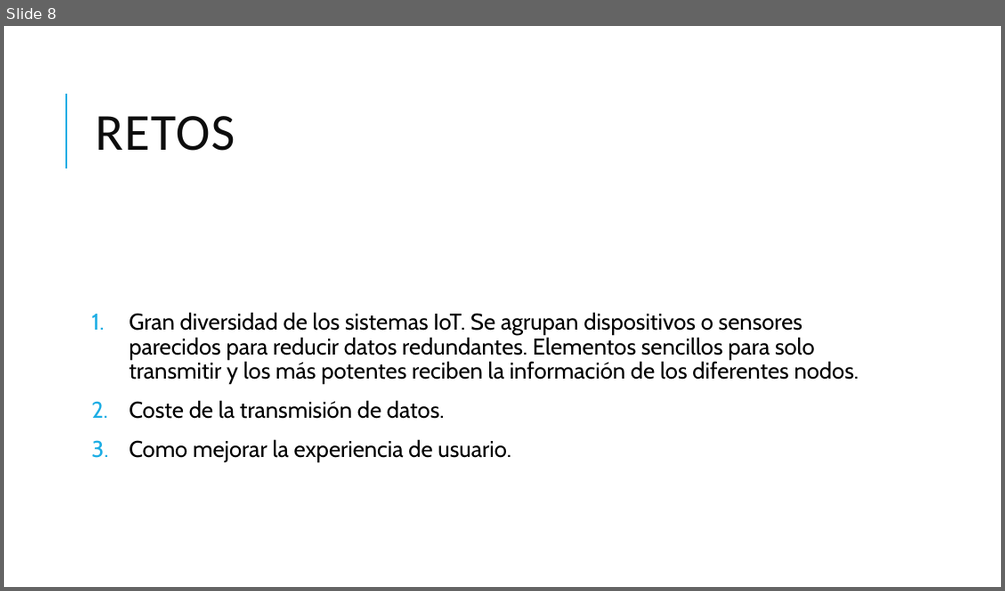
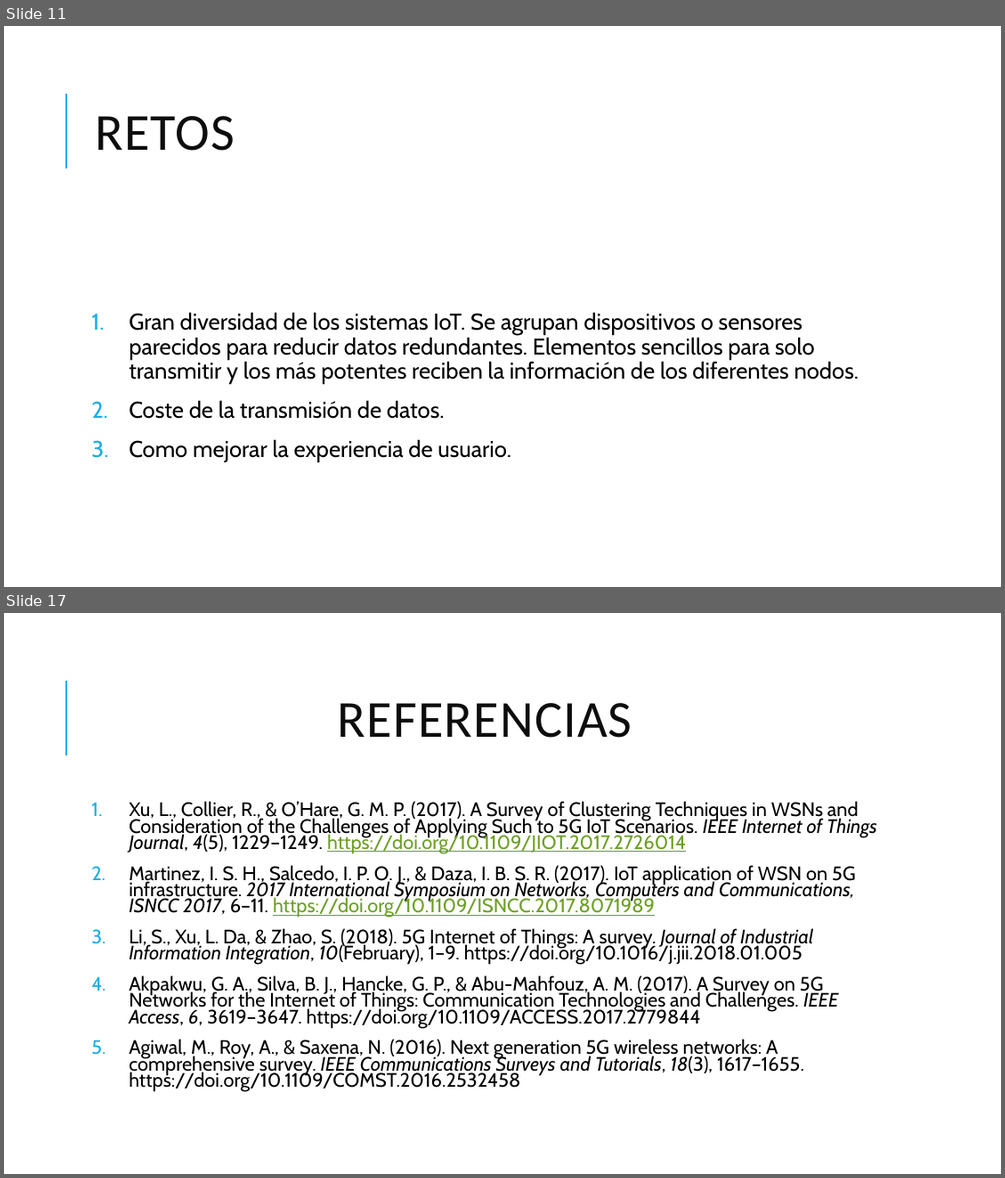
Before and after one commit to Jorjo80/TFM, a slide deck: 1ªInvestigacion/5g.pptx. Shown one above the other, each under a label of ours: slide 8 before the commit, slides 11 and 17 after it; the slides between them are not shown. The pictures are 1005x591 and 1005x1178 pixels, drawn with LibreOffice and Linux fonts; fonts in the diff are those of the drawing. Boxes give left, top, right and bottom in pixels: in the first picture for what was removed or moved away, otherwise in the second. Text is boxed around its words. In the diff, an @@ line names an element or a change of style, - is before the commit and + after.

```diff
--- a/1ªInvestigacion/5g.pptx
+++ b/1ªInvestigacion/5g.pptx
@@ slide 17 added at (x1=4, y1=613, x2=1001, y2=1174), background #FFFFFF; not listed: 1 template element that a slide beside it also shows @@
@@ title added at (x1=338, y1=703, x2=632, y2=738), 50 pt, text #0D0D0D @@
+REFERENCIAS
@@ text added at (x1=129, y1=801, x2=877, y2=1092), 18.7 pt, text #000000 @@
+1. Xu, L., Collier, R., & O’Hare, G. M. P. (2017). A Survey of Clustering Techniques in WSNs and Consideration of the Challenges of Applying Such to 5G IoT Scenarios. IEEE Internet of Things Journal, 4(5), 1229–1249. https://doi.org/10.1109/JIOT.2017.2726014
+2. Martinez, I. S. H., Salcedo, I. P. O. J., & Daza, I. B. S. R. (2017). IoT application of WSN on 5G infrastructure. 2017 International Symposium on Networks, Computers and Communications, ISNCC 2017, 6–11. https://doi.org/10.1109/ISNCC.2017.8071989
+3. Li, S., Xu, L. Da, & Zhao, S. (2018). 5G Internet of Things: A survey. Journal of Industrial Information Integration, 10(February), 1–9. https://doi.org/10.1016/j.jii.2018.01.005
+4. Akpakwu, G. A., Silva, B. J., Hancke, G. P., & Abu-Mahfouz, A. M. (2017). A Survey on 5G Networks for the Internet of Things: Communication Technologies and Challenges. IEEE Access, 6, 3619–3647. https://doi.org/10.1109/ACCESS.2017.2779844
+5. Agiwal, M., Roy, A., & Saxena, N. (2016). Next generation 5G wireless networks: A comprehensive survey. IEEE Communications Surveys and Tutorials, 18(3), 1617–1655. https://doi.org/10.1109/COMST.2016.2532458
@@ what was slide 8 is now slide 11 @@
```
Also in this commit, not shown: 3 slides changed, 8 other slides added.
